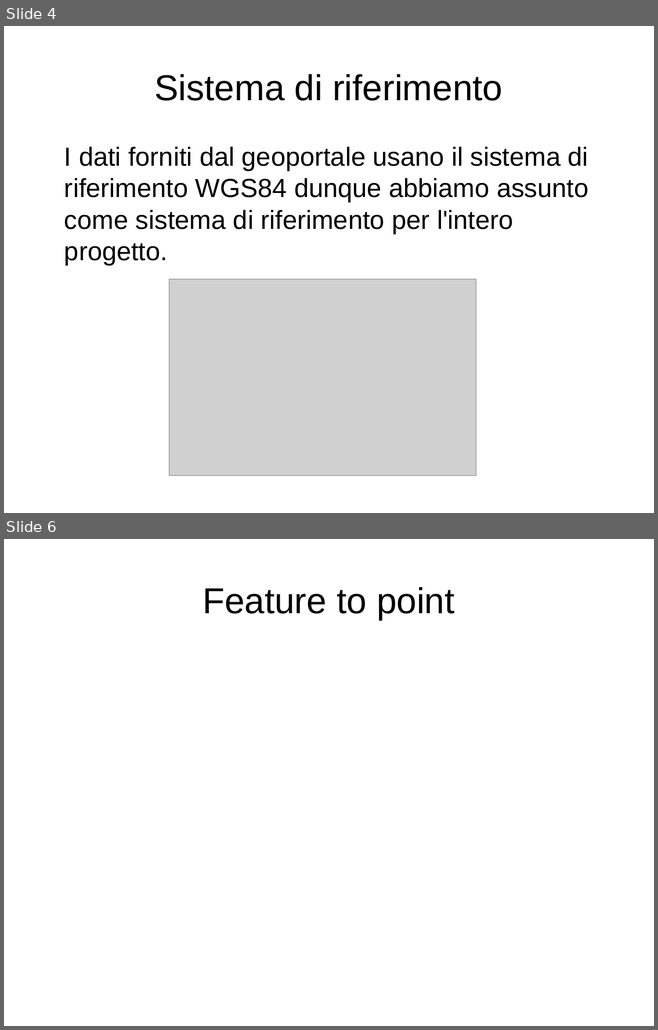
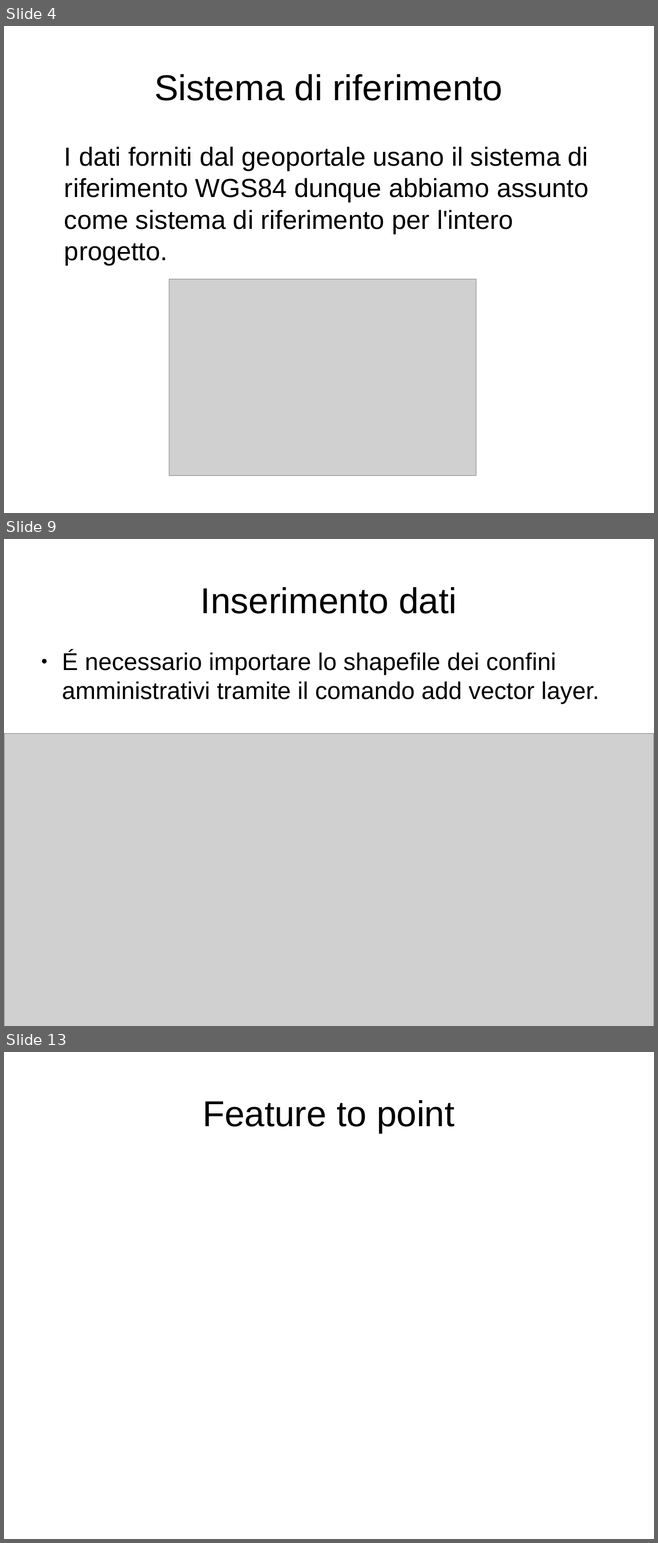
Before and after one commit to MascioSpam/esame_bdt, a slide deck: relazione.odp. Shown one above the other, each under a label of ours: slides 4 and 6 before the commit, slides 4, 9 and 13 after it; the slides between them are not shown. The pictures are 658x1030 and 658x1543 pixels, drawn with LibreOffice and Linux fonts; fonts in the diff are those of the drawing; grey boxes stand for pictures. Boxes give left, top, right and bottom in pixels: in the first picture for what was removed or moved away, otherwise in the second. Text is boxed around its words. In the diff, an @@ line names an element or a change of style, - is before the commit and + after.

```diff
--- a/relazione.odp
+++ b/relazione.odp
@@ slide 9 added at box(4, 539, 654, 1026), background #FFFFFF @@
@@ title added at box(201, 587, 456, 614), 44 pt, text #000000 @@
+Inserimento dati
@@ text added at box(62, 651, 599, 704), 29.6 pt, text #000000 @@
+● É necessario importare lo shapefile dei confini amministrativi tramite il comando add vector layer.
@@ picture added at box(4, 733, 654, 1026) @@
@@ what was slide 6 is now slide 13 @@
```
Also in this commit, not shown: 2 slides changed, 7 other slides added, 1 slide removed, 16 other files.
